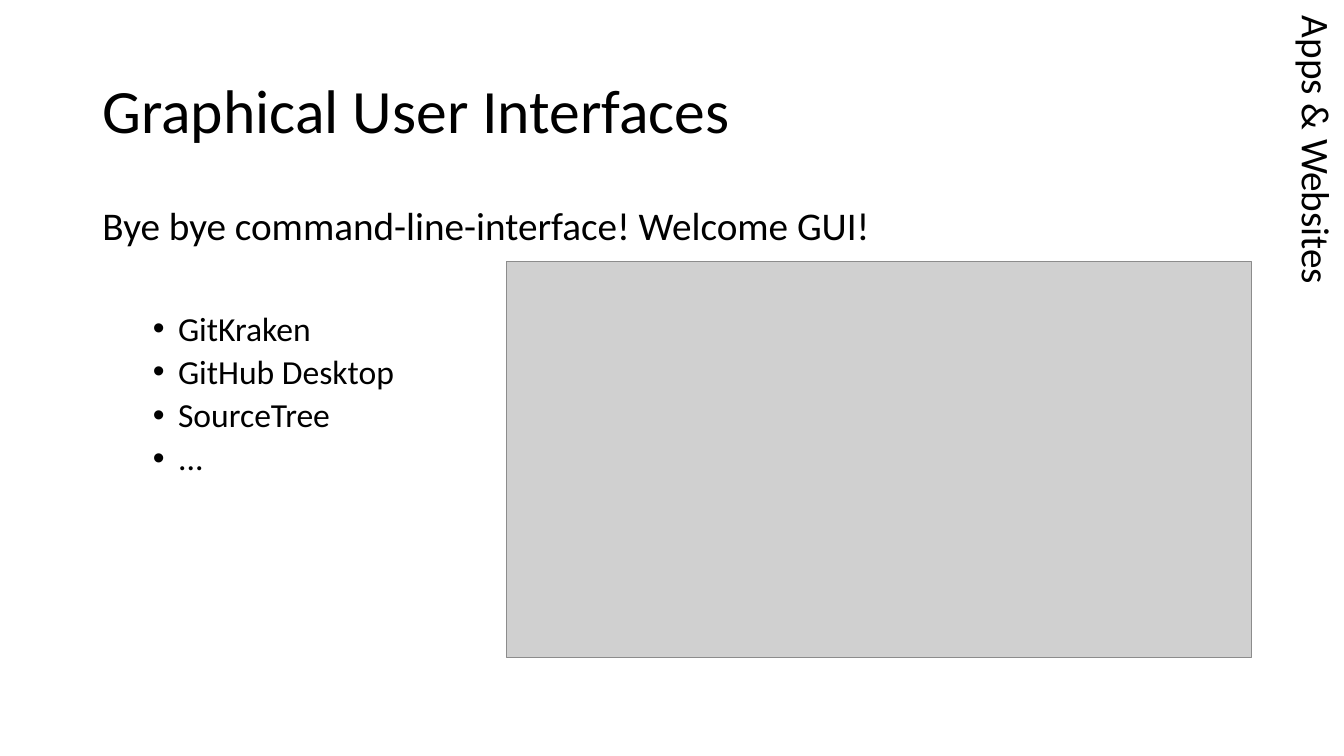
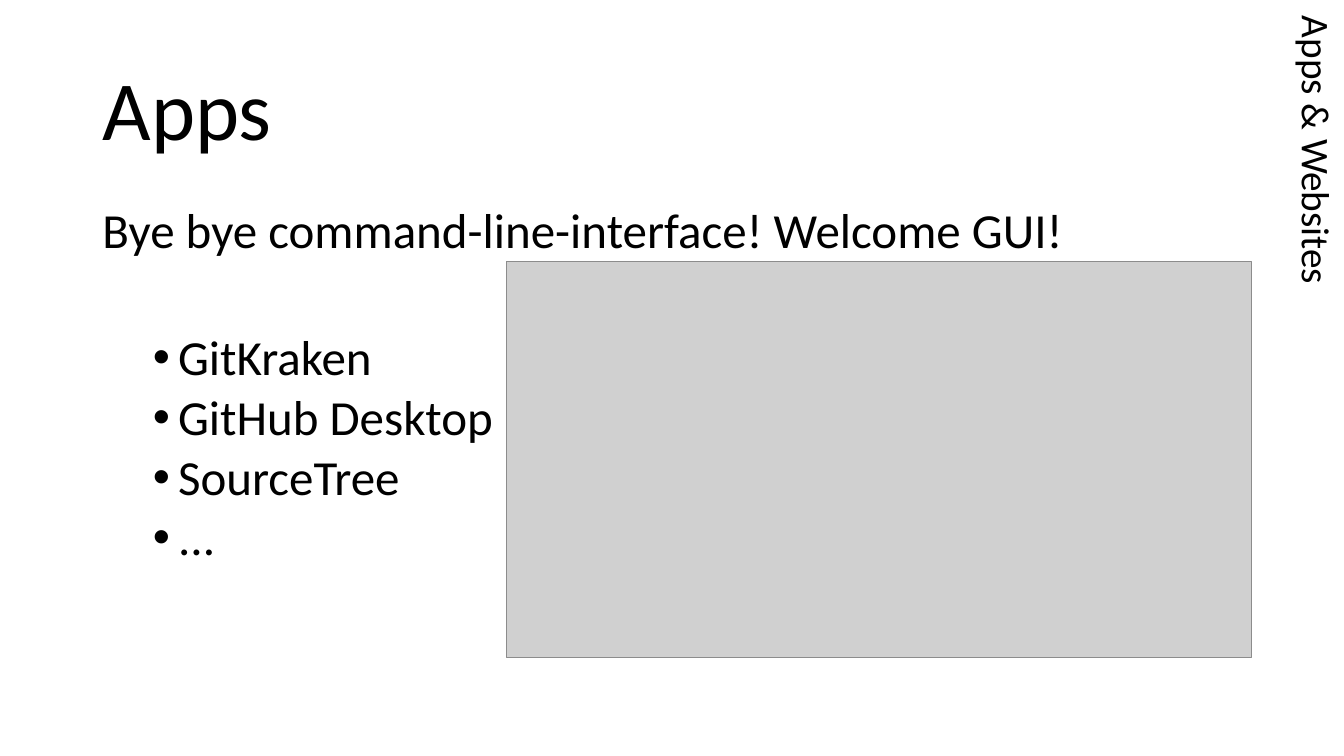
Before and after one commit to HunteRoi/git-training, a slide deck: slide 32 of Formation Git.pptx. Drawn at 1344x756 pixels with LibreOffice and Linux fonts; fonts in the diff are those of the drawing; grey boxes stand for pictures. Boxes give left, top, right and bottom in pixels: in the first picture for what was removed or moved away, otherwise in the second. Text is boxed around its words. In the diff, an @@ line names an element or a change of style, - is before the commit and + after.

```diff
--- a/Formation Git.pptx
+++ b/Formation Git.pptx
@@ title at box(102, 86, 271, 154): text changed; size 44 to 60 pt @@
-Graphical User Interfaces
+Apps
@@ text "Bye bye command-line-interface! Welcome GUI!" at box(102, 214, 1063, 496): size 28 to 35 pt in "Bye bye command-line-interface! Welcome GUI!"; size 24 to 35 pt in "GitKraken", "GitHub Desktop", "SourceTree", "..." @@
```
Also in this commit, not shown: 32 other slides changed.
